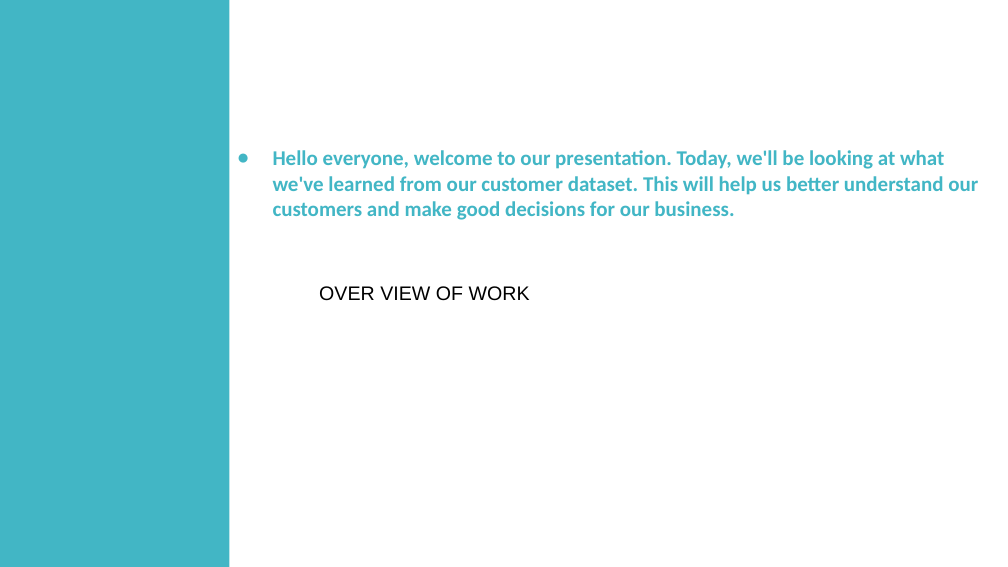
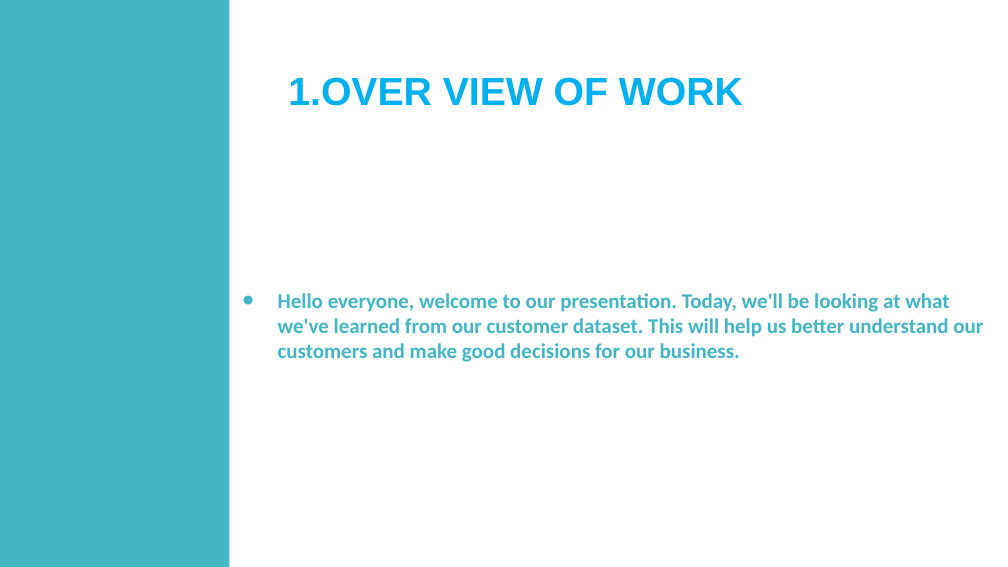
Before and after one commit to SafehEmmanuela/Final-Project, a slide deck: slide 2 of Power point presentation.pptx. Drawn at 1008x567 pixels with LibreOffice and Linux fonts; fonts in the diff are those of the drawing. Boxes give left, top, right and bottom in pixels: in the first picture for what was removed or moved away, otherwise in the second. Text is boxed around its words. In the diff, an @@ line names an element or a change of style, - is before the commit and + after.

```diff
--- a/Power point presentation.pptx
+++ b/Power point presentation.pptx
@@ text at (288, 77, 743, 106): text changed; size 14 to 28 pt; text colour #000000 to #00B0F0; bold on @@
-OVER VIEW OF WORK
+1.OVER VIEW OF WORK
@@ text "Hello everyone, welcome to our ...": place and size @@
-text "Hello everyone, welcome to our ..." at (273, 150, 978, 220)
+text "Hello everyone, welcome to our ..." at (278, 293, 983, 362)
```
Also in this commit, not shown: 6 other slides changed, 2 slides added, 3 slides removed, 1 other file.
